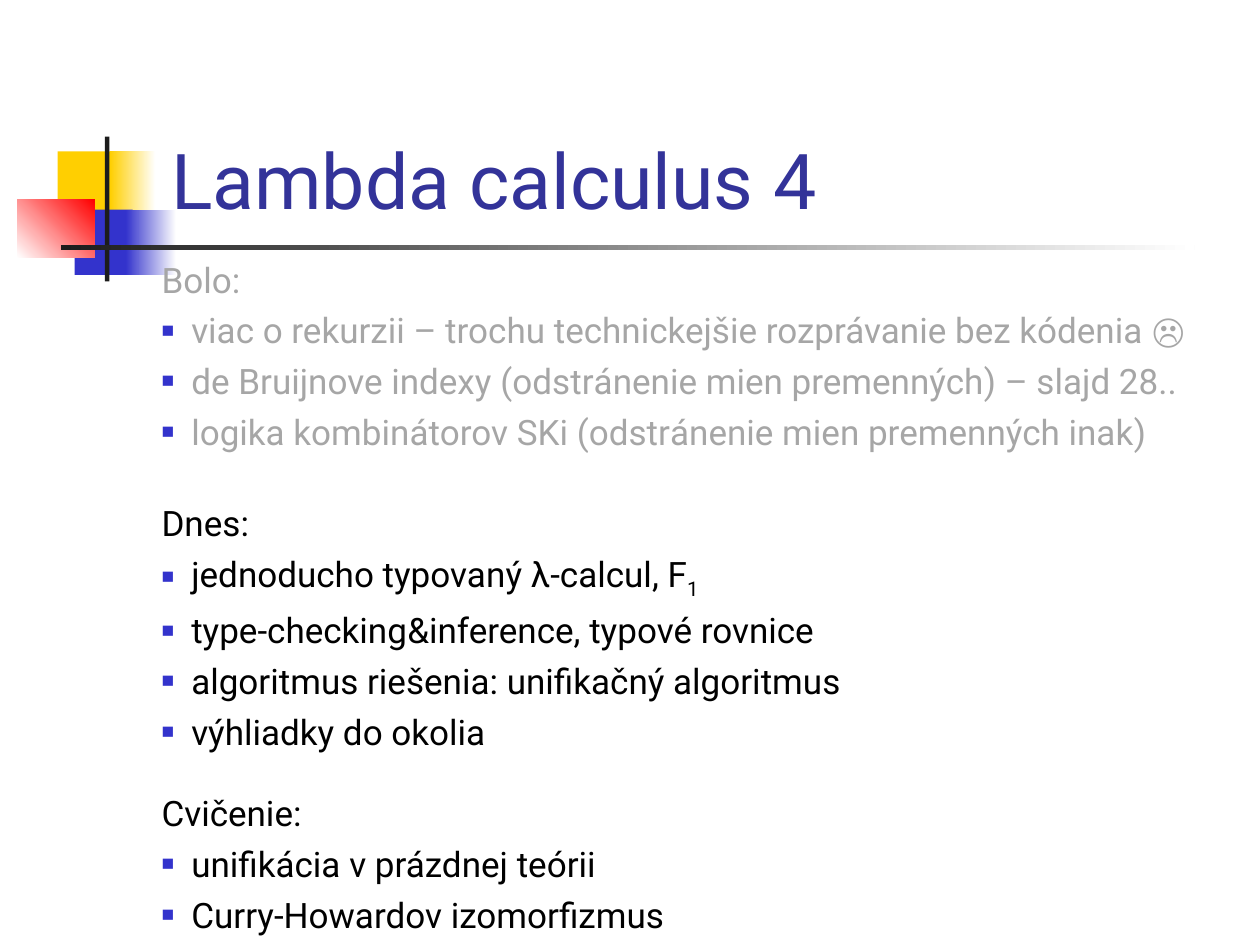
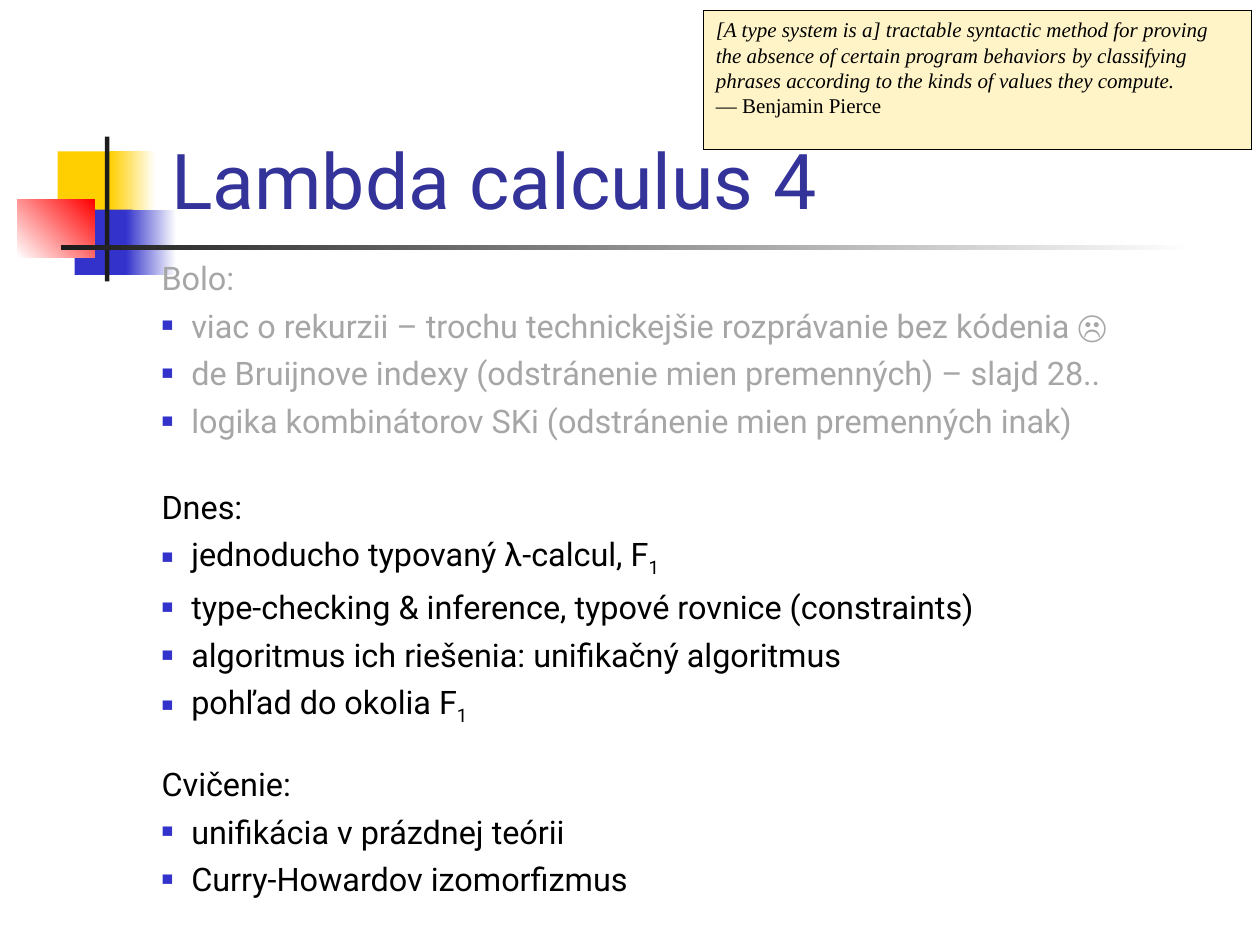
Before and after one commit to Funkcionalne/Prednasky, a slide deck: slide 1 of 08/08_fpro.ppt. Drawn at 1260x945 pixels with LibreOffice and Linux fonts; fonts in the diff are those of the drawing. Boxes give left, top, right and bottom in pixels: in the first picture for what was removed or moved away, otherwise in the second. Text is boxed around its words. In the diff, an @@ line names an element or a change of style, - is before the commit and + after.

```diff
--- a/08/08_fpro.ppt
+++ b/08/08_fpro.ppt
@@ rectangle added at <box>703,10,1251,149</box>, fill #FFF4C8, outline #000000 0.74 pt, 12 pt, text #000000, italic @@
+[A type system is a] tractable syntactic method for proving the absence of certain program behaviors by classifying phrases according to the kinds of values they compute.
+— Benjamin Pierce
@@ text at <box>162,261,1100,898</box>: size 20 to 18.5 pt in "Bolo:", "viac o rekurzii – trochu technickejšie rozprávanie ...", "de Bruijnove indexy (odstránenie mien premenných) – ...", "logika kombinátorov SKi (odstránenie mien premenných inak)" and 5 more places @@
@@ text at <box>191,593,974,721</box>: text changed; size 20 to 18.5 pt @@
-■ type-checking&inference, typové rovnice
-■ algoritmus riešenia: unifikačný algoritmus
-■ výhliadky do okolia
+■ type-checking & inference, typové rovnice (constraints)
+■ algoritmus ich riešenia: unifikačný algoritmus
+■ pohľad do okolia F1
```
Also in this commit, not shown: 22 other slides changed, 1 other file.
